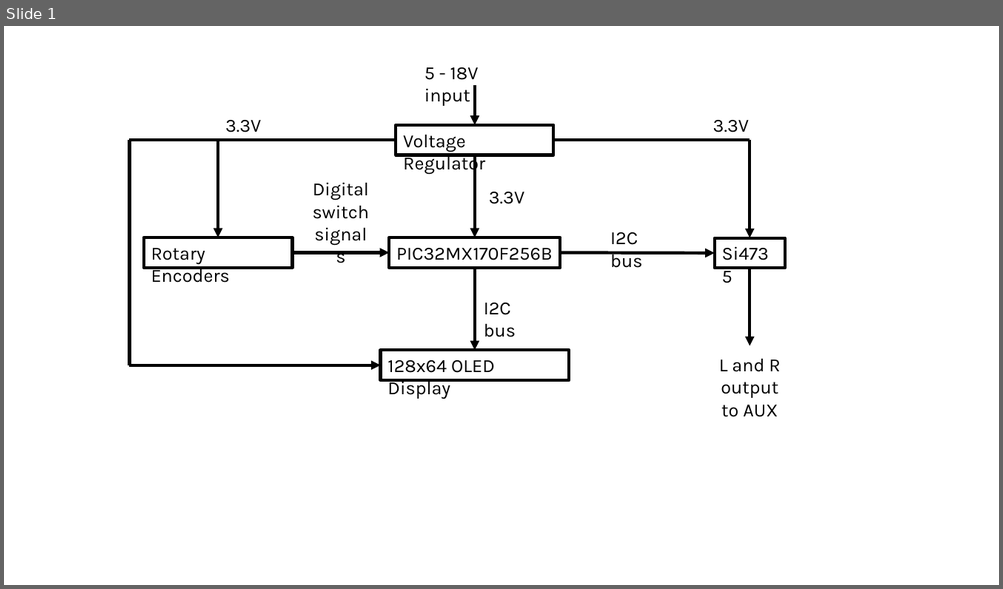
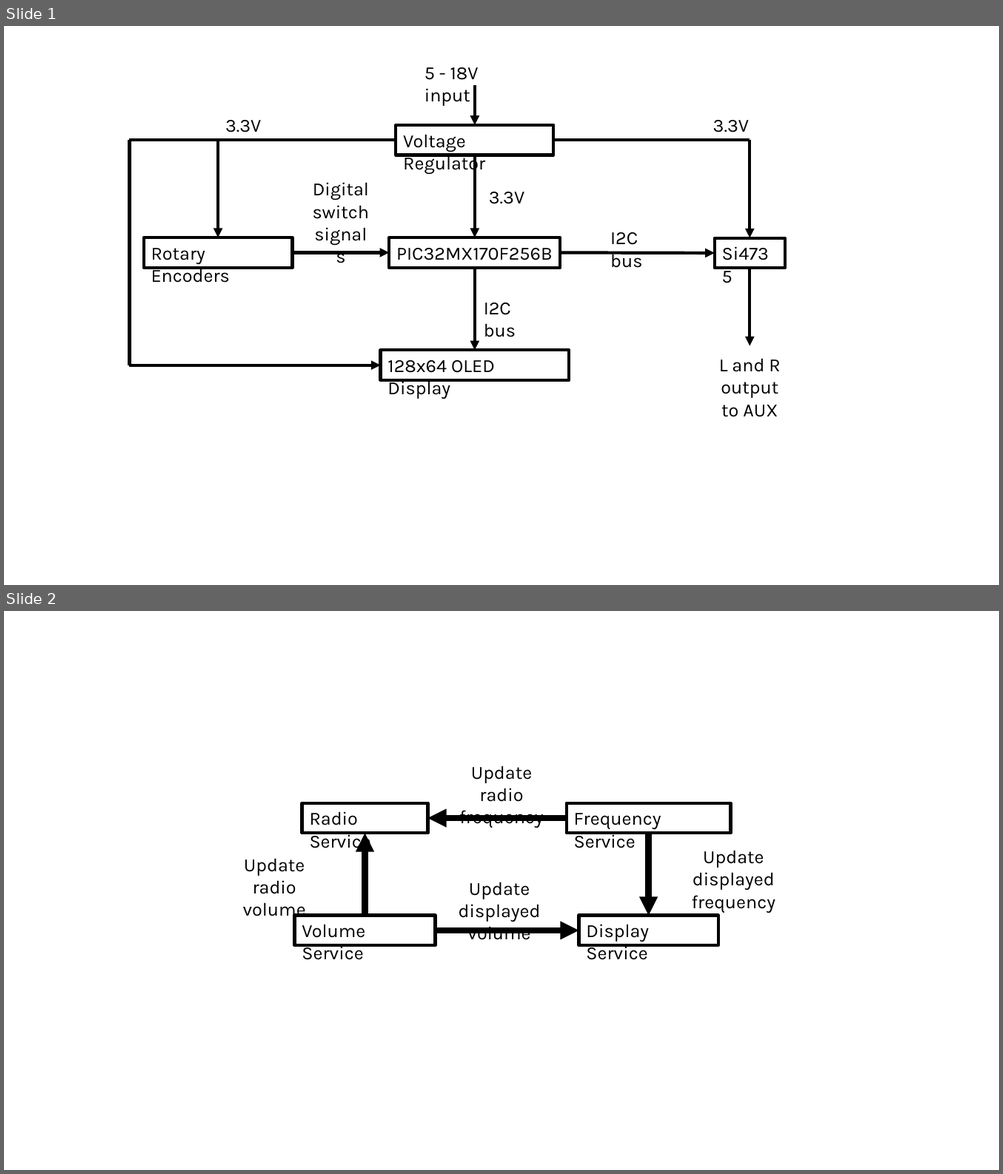
Before and after one commit to finnhittson/pcb_radio, a slide deck: images/image editor.pptx. Shown one above the other, each under a label of ours: slide 1 before the commit, slides 1 and 2 after it. The pictures are 1003x589 and 1003x1174 pixels, drawn with LibreOffice and Linux fonts; fonts in the diff are those of the drawing. Boxes give left, top, right and bottom in pixels: in the first picture for what was removed or moved away, otherwise in the second. Text is boxed around its words. In the diff, an @@ line names an element or a change of style, - is before the commit and + after.

Commit message:
Add service flowchartt

```diff
--- a/images/image editor.pptx
+++ b/images/image editor.pptx
@@ slide 2 added at <box>4,611,999,1170</box>, background #FFFFFF @@
@@ text added at <box>459,766,543,829</box>, 18 pt, text #000000 @@
+Update radio
+frequency
@@ rectangle added at <box>301,803,428,833</box>, outline #000000 3 pt, 18 pt, text #000000 @@
+Radio Service
@@ rectangle added at <box>566,803,731,833</box>, outline #000000 3 pt, 18 pt, text #000000 @@
+Frequency Service
@@ arrow added from (566, 818) to (428, 818), #000000 6 pt @@
@@ arrow added from (365, 915) to (365, 833), #000000 6 pt @@
@@ arrow added from (649, 833) to (649, 915), #000000 6 pt @@
@@ text added at <box>691,850,775,913</box>, 18 pt, text #000000 @@
+Update displayed
+frequency
@@ text added at <box>243,858,306,921</box>, 18 pt, text #000000 @@
+Update radio
+volume
@@ text added at <box>458,882,540,940</box>, 18 pt, text #000000 @@
+Update displayed
+volume
@@ rectangle added at <box>294,915,435,945</box>, outline #000000 3 pt, 18 pt, text #000000 @@
+Volume Service
@@ rectangle added at <box>578,915,718,945</box>, outline #000000 3 pt, 18 pt, text #000000 @@
+Display Service
@@ arrow added from (435, 931) to (578, 931), #000000 6 pt @@
```
Also in this commit, not shown: 1 other file.
